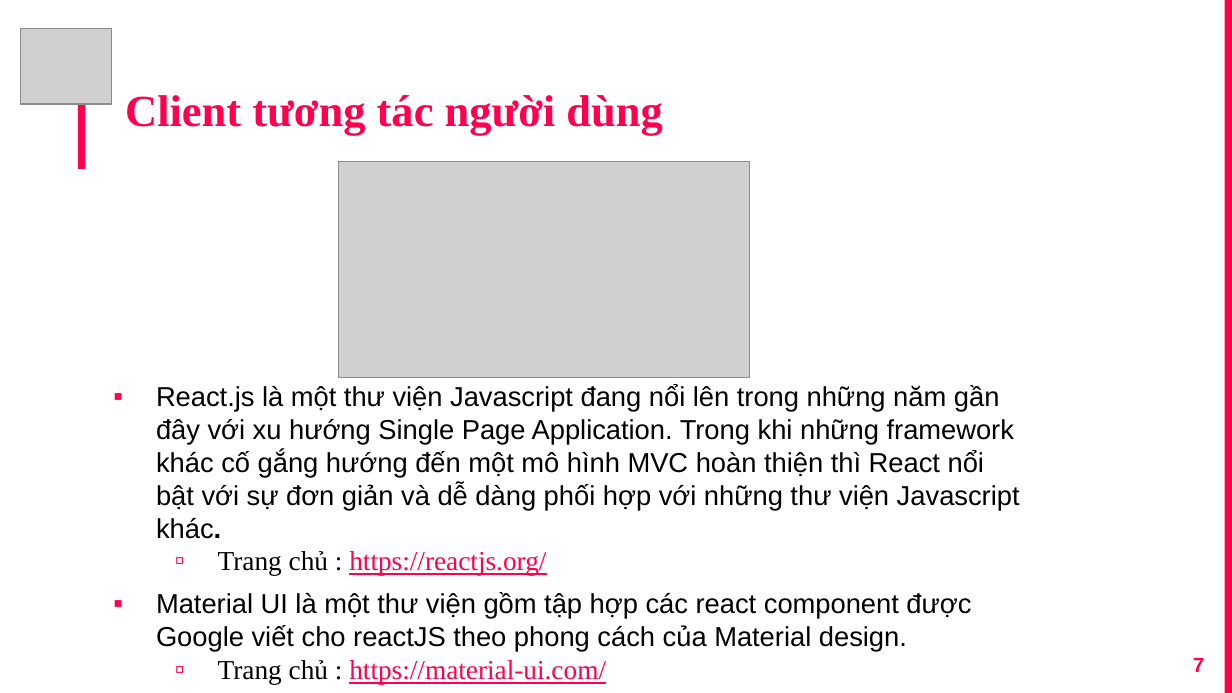
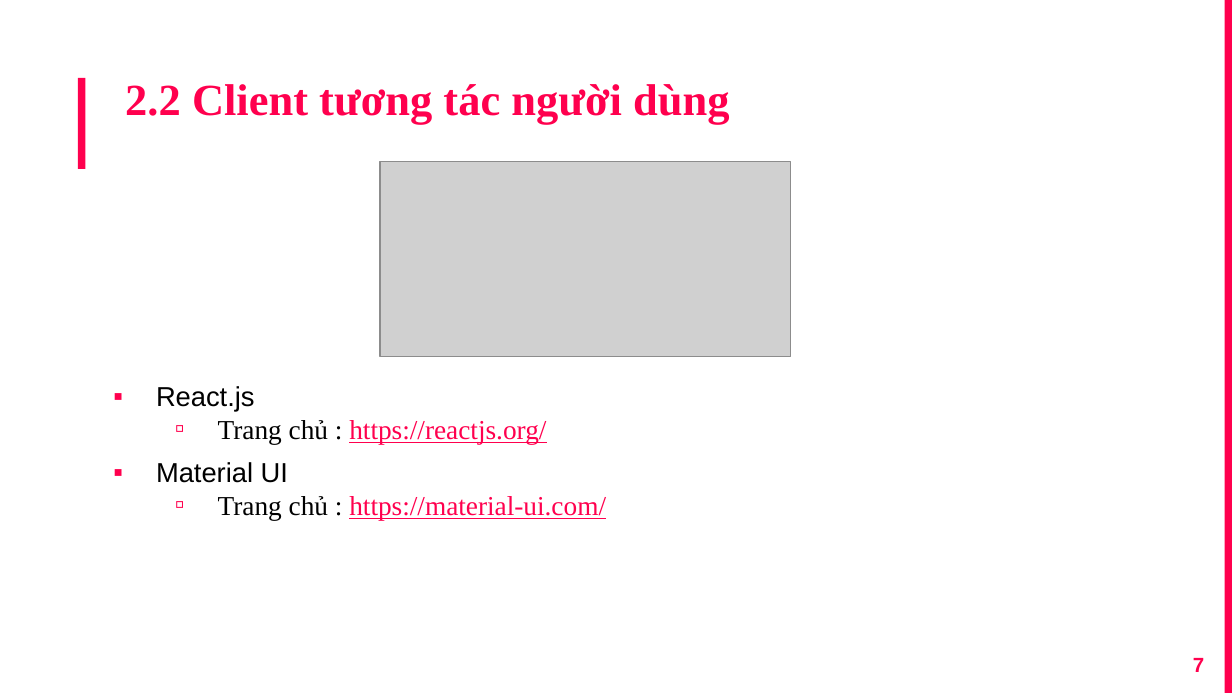
Before and after one commit to ducxd11041999/MaskDetectionV2, a slide deck: slide 7 of Presentation.pptx. Drawn at 1232x693 pixels with LibreOffice and Linux fonts; fonts in the diff are those of the drawing; grey boxes stand for pictures. Boxes give left, top, right and bottom in pixels: in the first picture for what was removed or moved away, otherwise in the second. Text is boxed around its words. In the diff, an @@ line names an element or a change of style, - is before the commit and + after.

```diff
--- a/Presentation.pptx
+++ b/Presentation.pptx
@@ picture removed at (21, 28, 112, 103) @@
@@ title at (125, 84, 729, 124): text changed @@
-Client tương tác người dùng
+2.2 Client tương tác người dùng
@@ picture: place and size @@
-picture at (339, 161, 749, 377)
+picture at (379, 161, 790, 356)
@@ text at (156, 386, 255, 412): text changed @@
-▪ React.js là một thư viện Javascript đang nổi lên trong những năm gần đây với xu hướng Single Page Application. Trong khi những framework khác cố gắng hướng đến một mô hình MVC hoàn thiện thì React nổi bật với sự đơn giản và dễ dàng phối hợp với những thư viện Javascript khác.
+▪ React.js
@@ text at (156, 462, 288, 483): text changed @@
-▪ Material UI là một thư viện gồm tập hợp các react component được Google viết cho reactJS theo phong cách của Material design.
+▪ Material UI
```
Also in this commit, not shown: 10 other slides changed, 4 slides added, 1 slide removed, 11 other files.
